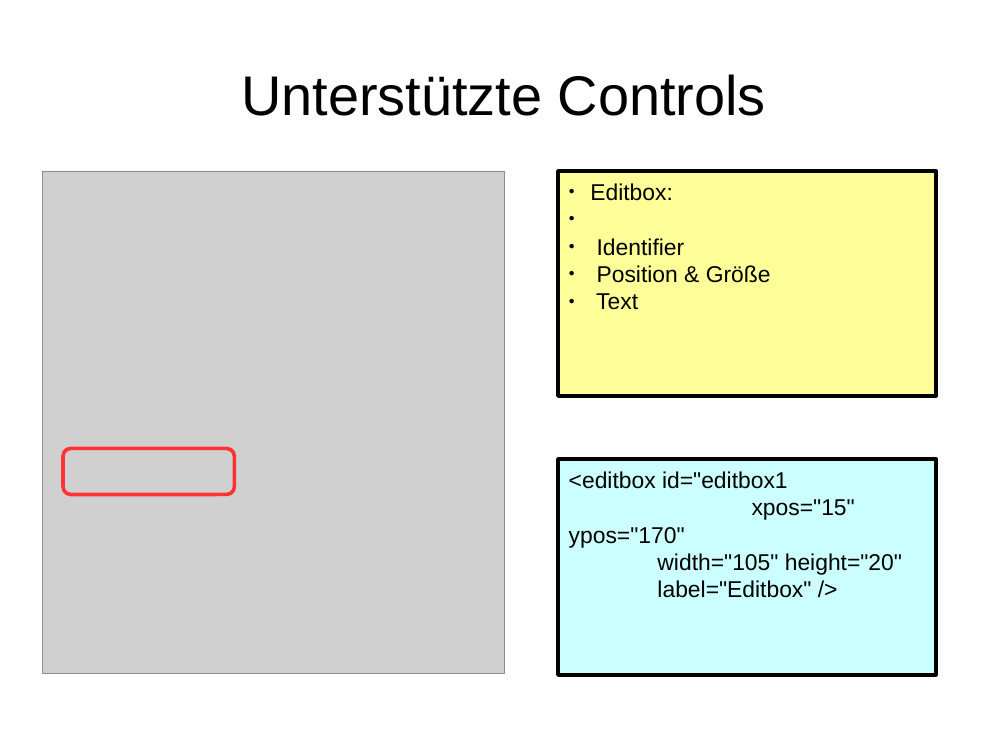
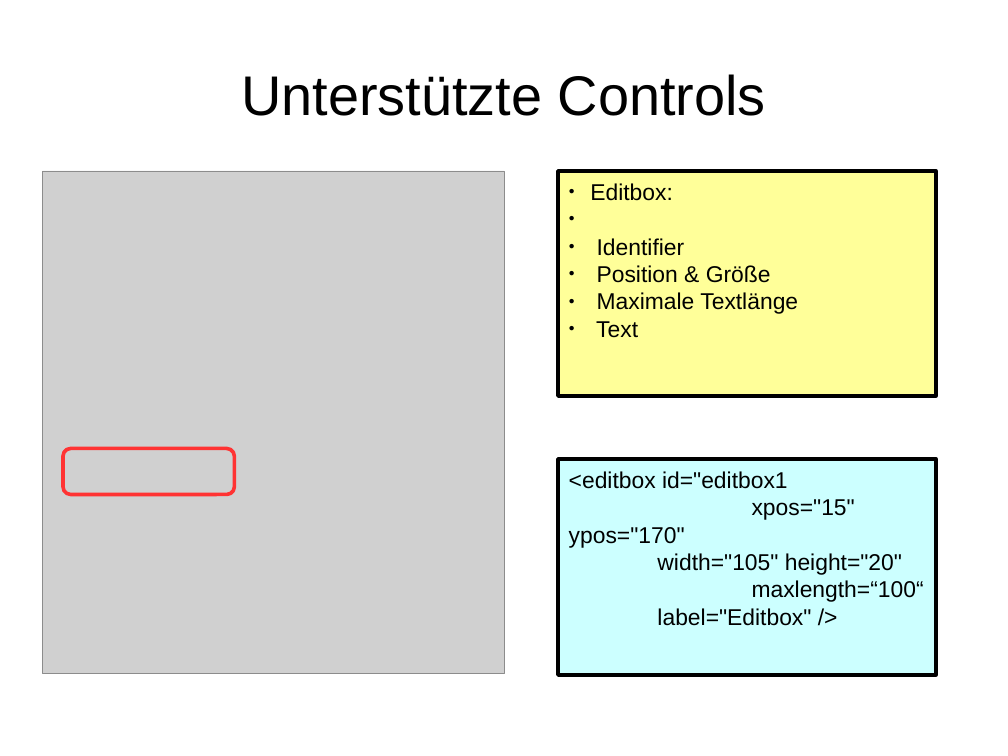
Before and after one commit to hheimbuerger/yaxgl, a slide deck: slide 16 of documents/Praesentationen/Praesentation XML-GUI.odp (slide 18 before the commit). Drawn at 1008x756 pixels with LibreOffice and Linux fonts; fonts in the diff are those of the drawing; grey boxes stand for pictures; background and template pictures are left out. Boxes give left, top, right and bottom in pixels: in the first picture for what was removed or moved away, otherwise in the second. Text is boxed around its words. In the diff, an @@ line names an element or a change of style, - is before the commit and + after.

```diff
--- a/documents/Praesentationen/Praesentation XML-GUI.odp
+++ b/documents/Praesentationen/Praesentation XML-GUI.odp
@@ text in rectangle at [597,292,798,314]: paragraph added @@
+● Maximale Textlänge
@@ text in rectangle at [752,580,924,602]: paragraph added @@
+maxlength=“100“
```
Also in this commit, not shown: 4 other slides changed, 3 slides added.
